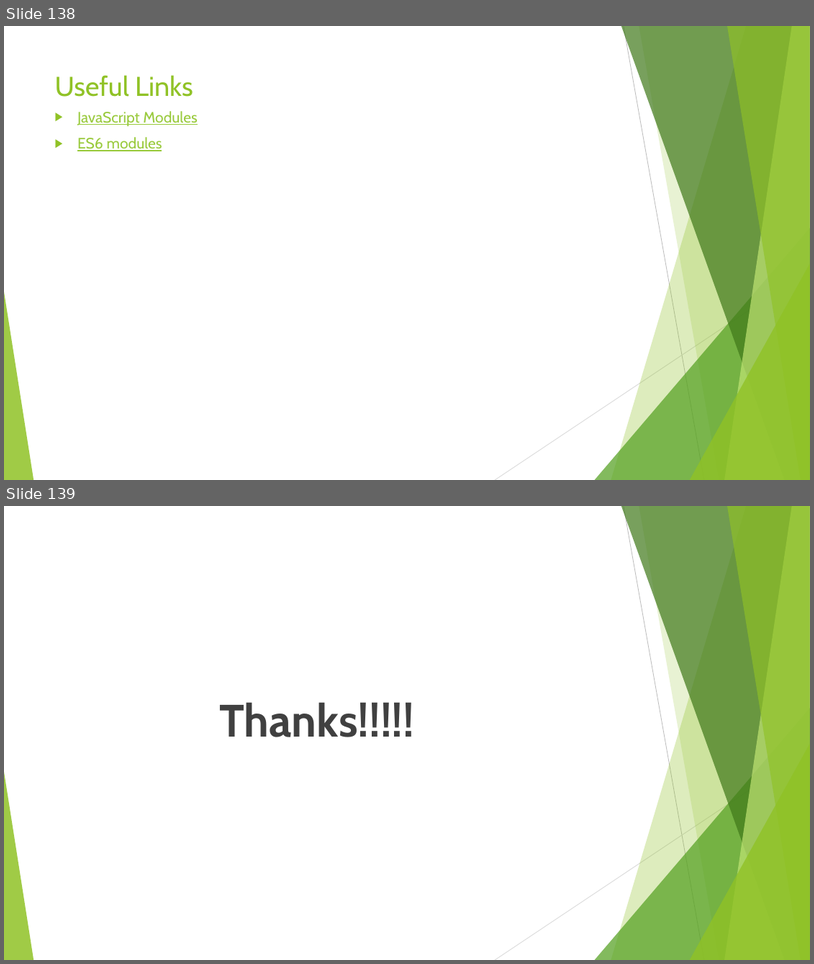
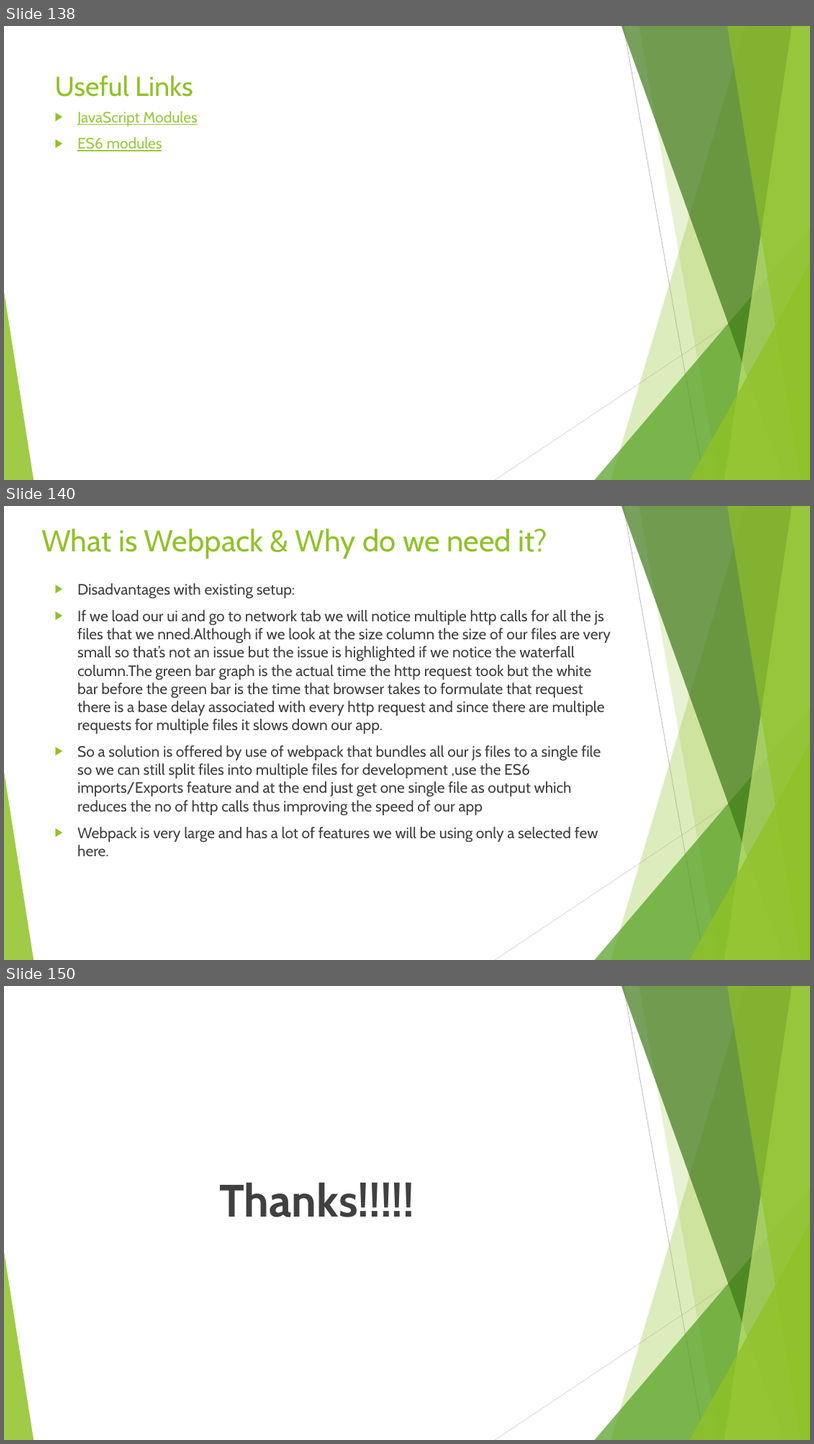
Before and after one commit to rudhrainfogain/TypeScript, a slide deck: PPT/TypeScriptv10.pptx. Shown one above the other, each under a label of ours: slides 138 and 139 before the commit, slides 138, 140 and 150 after it; the slides between them are not shown. The pictures are 814x964 and 814x1444 pixels, drawn with LibreOffice and Linux fonts; fonts in the diff are those of the drawing. Boxes give left, top, right and bottom in pixels: in the first picture for what was removed or moved away, otherwise in the second. Text is boxed around its words. In the diff, an @@ line names an element or a change of style, - is before the commit and + after.

Commit message:
Webpack complete

```diff
--- a/PPT/TypeScriptv10.pptx
+++ b/PPT/TypeScriptv10.pptx
@@ slide 140 added at [4,506,810,960], background #FFFFFF; not listed: 10 template elements that a slide beside it also shows @@
@@ title added at [41,528,548,559], 36 pt, text #90C226 @@
+What is Webpack & Why do we need it?
@@ text added at [77,583,611,856], 18 pt, text #404040 @@
+▶ Disadvantages with existing setup:
+▶ If we load our ui and go to network tab we will notice multiple http calls for all the js files that we nned.Although if we look at the size column the size of our files are very small so that’s not an issue but the issue is highlighted if we notice the waterfall column.The green bar graph is the actual time the http request took but the white bar before the green bar is the time that browser takes to formulate that request there is a base delay associated with every http request and since there are multiple requests for multiple files it slows down our app.
+▶ So a solution is offered by use of webpack that bundles all our js files to a single file so we can still split files into multiple files for development ,use the ES6 imports/Exports feature and at the end just get one single file as output which reduces the no of http calls thus improving the speed of our app
+▶ Webpack is very large and has a lot of features we will be using only a selected few here.
@@ what was slide 139 is now slide 150 @@
```
Also in this commit, not shown: 10 other slides added, 21 other files.
